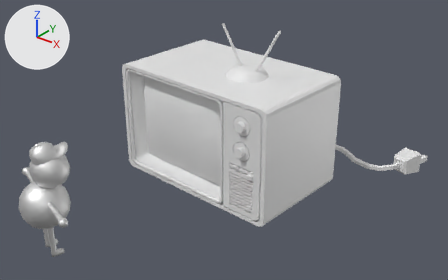
The FBX model Time03/Assets/Art/TV/tv.fbx as it was, and as the next commit left it.
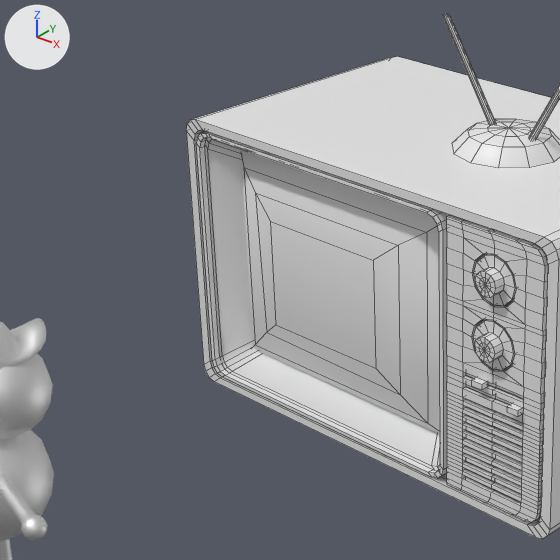
Each version is shown whole from a camera (50 mm lens) standing at (17.19, -17.5, 13.33) and looking at (3.28, -0.11, 2.55), then close up on the part from 11% to 60% of the width and 6% to 84% of the height. The lights are fixed; the arrows at upper left show +X, +Y and +Z. The close-ups show mesh edges as thin lines. Where no turn or scale is listed for an object, it has been applied to the vertices. Vertices at the same position are counted once.

The older version as bpy lines, for what is in view:
```python
me_cube = bpy.data.meshes.new('Cube')
me_cube.from_pydata(...)  # 1075 vertices, 989 faces; spans x -4.36..6.58, y -2.73..5.54, z -2.43..4.48
# faces by material slot: [118, 120, 658, 46, 47]
me_cube.materials.append(mat_tv_1)  # white #e7e7e7
me_cube.materials.append(mat_tv_2)  # white #e7e7e7
me_cube.materials.append(mat_tv_3)  # white #e7e7e7
me_cube.materials.append(mat_tv_4)  # white #e7e7e7
me_cube.materials.append(mat_tv_5)  # white #e7e7e7
me_cube_000 = bpy.data.meshes.new('Cube.000')
me_cube_000.from_pydata(...)  # 1420 vertices, 1370 faces; spans x -2.23..2.23, y -0.95..1.07, z -1.17..3.42
# faces by material slot: [1084, 96, 12, 58, 66, 54]
me_cube_000.materials.append(mat_pele)  # white #e7e7e7
me_cube_000.materials.append(mat_corpo)  # white #e7e7e7
me_cube_000.materials.append(mat_rosto)  # white #e7e7e7
me_cube_000.materials.append(mat_chapeu_meio)  # white #e7e7e7
me_cube_000.materials.append(mat_chapeu_topo)  # white #e7e7e7
me_cube_000.materials.append(mat_chapeu_aba)  # white #e7e7e7
ob_cube = bpy.data.objects.new('Cube', me_cube)
ob_cube.location = (2.46, 1.56, 2.36)
ob_player = bpy.data.objects.new('Player', me_cube_000)
ob_player.location = (-0.49, -6.14, 0.11)
```
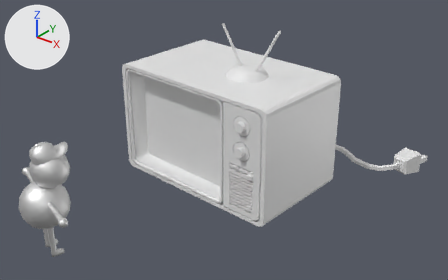
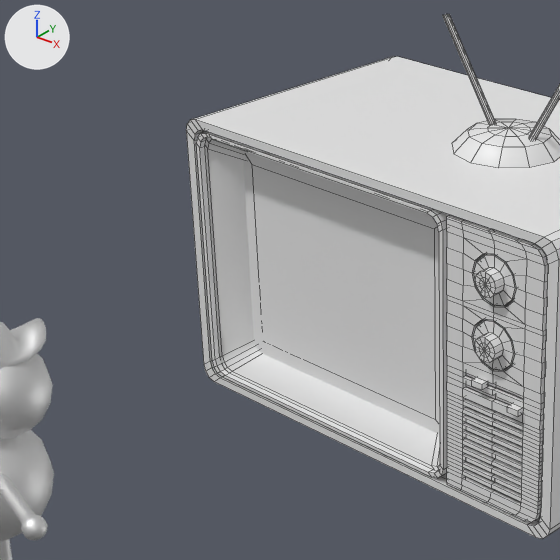
What the commit changed:
me_cube is used by ob_cube; location (2.46, 1.56, 2.36).
me_cube had 1075 vertices, 989 faces and spanned x -4.36..6.58, y -2.73..5.54, z -2.43..4.48.
me_cube now has 1067 vertices, 981 faces and spans x -4.36..6.58, y -2.73..5.54, z -2.43..4.48.
Part 1, on me_cube:
12 vertices are removed from x -3.43..0.67, y -2.21..-1.75, z -1.64..1.64.
13 faces are deleted.
4 vertices are added at (-3.43, -1.59, 1.64), (-3.43, -1.57, -1.64), (0.67, -1.83, 1.64), (0.67, -1.83, -1.64).
5 new faces join them, mat_tv_4 (white #e7e7e7).

Pixel boxes [x1, y1, x2, y2] of what changed, in the close-ups (560 x 560 px):
part 1 of me_cube, cut back
    before: [241, 151, 439, 433]
